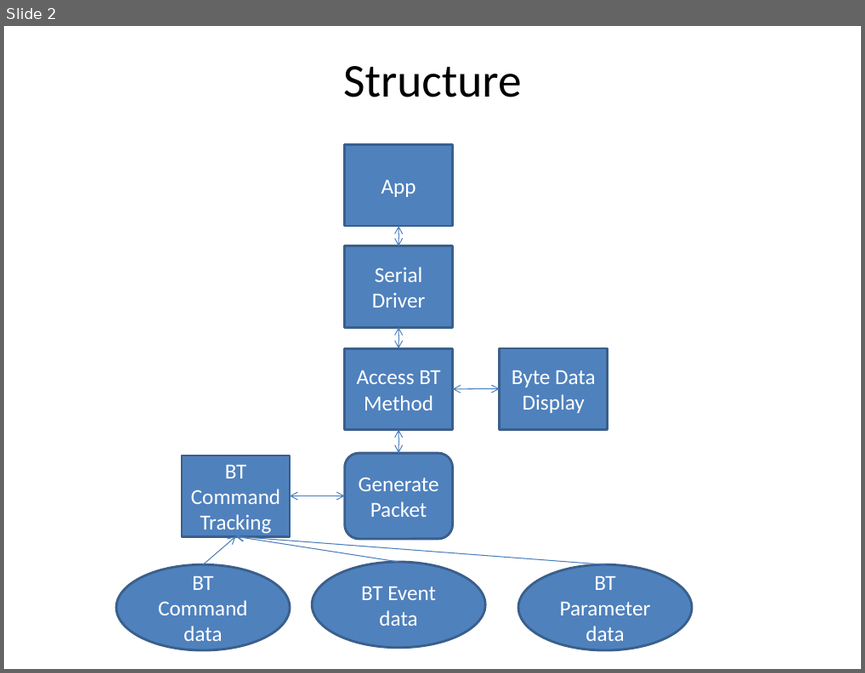
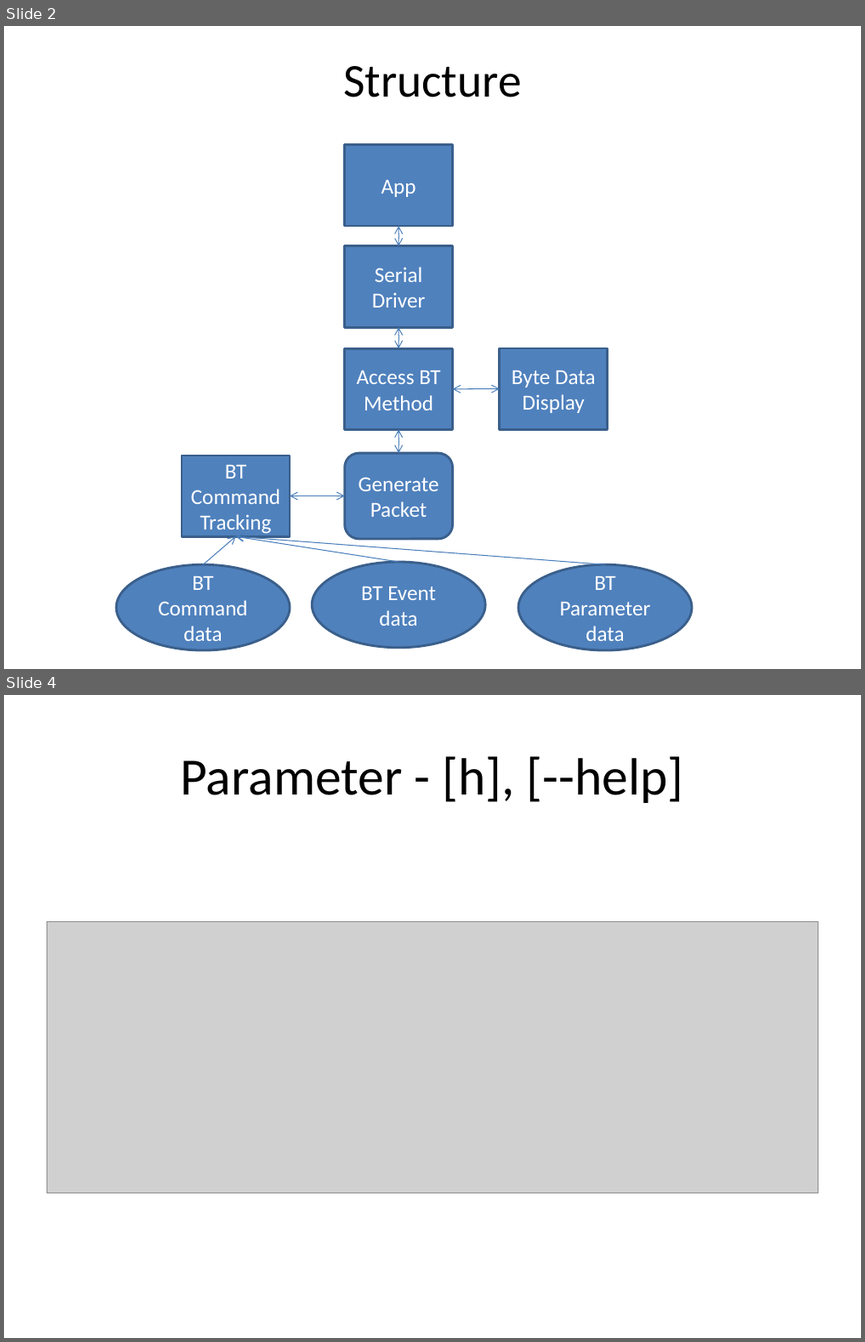
Before and after one commit to Wayne777Chiu/python_bt_hci_cmd_test, a slide deck: doc/structure.pptx. Shown one above the other, each under a label of ours: slide 2 before the commit, slides 2 and 4 after it; the slides between them are not shown. The pictures are 865x673 and 865x1342 pixels, drawn with LibreOffice and Linux fonts; fonts in the diff are those of the drawing; grey boxes stand for pictures. Boxes give left, top, right and bottom in pixels: in the first picture for what was removed or moved away, otherwise in the second. Text is boxed around its words. In the diff, an @@ line names an element or a change of style, - is before the commit and + after.

```diff
--- a/doc/structure.pptx
+++ b/doc/structure.pptx
@@ slide 4 added at (4,695,861,1338), background #FFFFFF @@
@@ title added at (180,756,684,803), 44 pt, text #000000 @@
+Parameter - [h], [--help]
@@ picture added at (46,921,818,1193) @@
```
Also in this commit, not shown: 8 other slides added, 1 slide removed.
